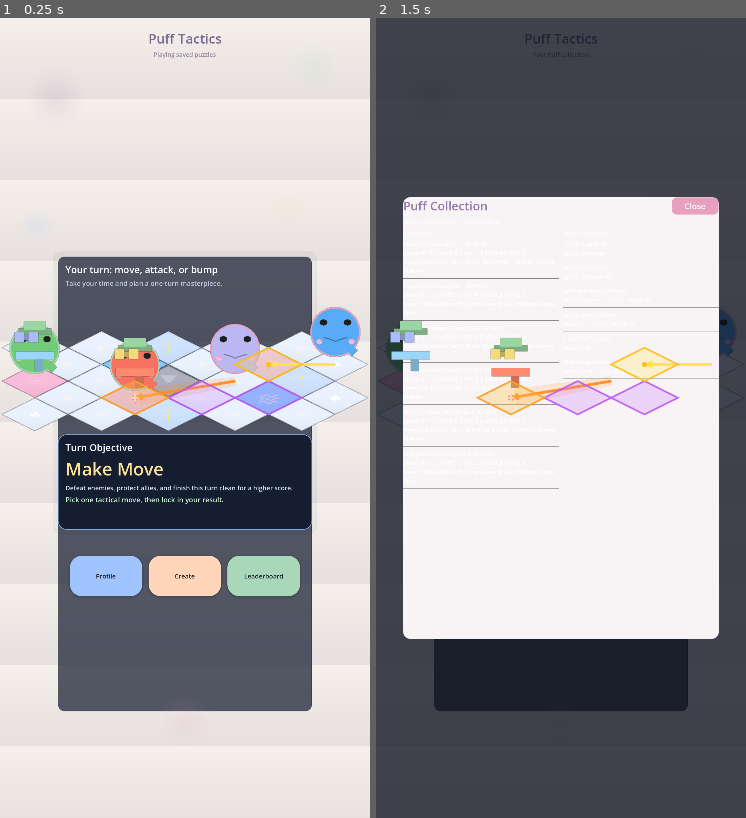
Above: before the commit, frames 1-2 (left to right).
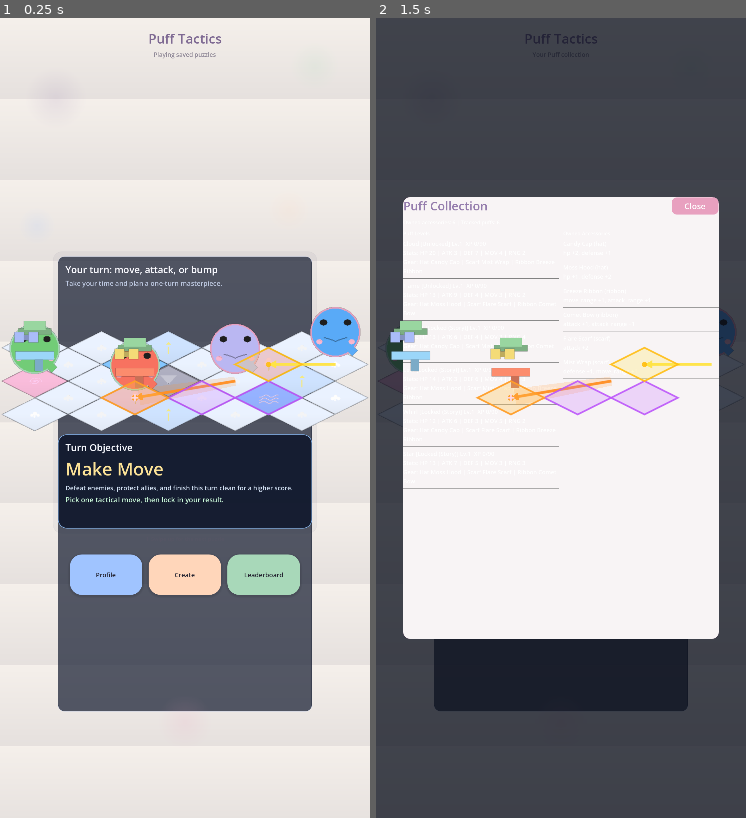
Above: after the commit, the same moments.

Repository: fivestar1103/puff-tactics
Game: Godot game, scene res://src/scenes/feed/FeedMain.tscn
Same seed, same stepped clock (60 frames per second), same inputs: the game is played once before the commit and once after it.
Inputs:
- Up to frame 1 (0.25 s): no input
- Up to frame 2 (1.5 s): click "Profile" at 0.5 s; click "Create" at 1.25 s

The runs differ from the first frame. In frame 1, 0.5% of the frame differs, in the area x 15-85%, y 62-73%; in frame 2, nothing differs.

Commit message:
feat: style share button as pill, add pill button helper to feed_item
- Share button: mint pill with rounded corners (24px), dark text
- Add reusable _style_pill_button() helper in feed_item.gd for
  consistent button styling within feed cards

Co-Authored-By: Claude Opus 4.6 <noreply@anthropic.com>

Diff:
--- a/src/scripts/feed/feed_item.gd
+++ b/src/scripts/feed/feed_item.gd
@@ -334,7 +334,10 @@
 	_share_button = Button.new()
 	_share_button.text = "Share"
 	_share_button.focus_mode = Control.FOCUS_NONE
-	_share_button.custom_minimum_size = Vector2(180.0, 52.0)
+	_share_button.custom_minimum_size = Vector2(180.0, 48.0)
+	_share_button.add_theme_font_size_override("font_size", 18)
+	_share_button.add_theme_color_override("font_color", Color(0.15, 0.15, 0.2, 1.0))
+	_style_pill_button(_share_button, Constants.PALETTE_MINT, 24)
 	root_layout.add_child(_share_button)
 	_connect_if_needed(_share_button, &"pressed", Callable(self, "_on_share_button_pressed"))
 
@@ -1143,6 +1146,29 @@
 	_puff_team_by_id.erase(puff_id)
 
 
+func _style_pill_button(button: Button, base_color: Color, corner_radius: int) -> void:
+	for state_name in ["normal", "hover", "pressed", "disabled"]:
+		var style: StyleBoxFlat = StyleBoxFlat.new()
+		match state_name:
+			"normal":
+				style.bg_color = base_color
+			"hover":
+				style.bg_color = base_color.lightened(0.08)
+			"pressed":
+				style.bg_color = base_color.darkened(0.1)
+			"disabled":
+				style.bg_color = base_color.darkened(0.3)
+		style.corner_radius_top_left = corner_radius
+		style.corner_radius_top_right = corner_radius
+		style.corner_radius_bottom_right = corner_radius
+		style.corner_radius_bottom_left = corner_radius
+		style.content_margin_left = 16.0
+		style.content_margin_right = 16.0
+		style.content_margin_top = 8.0
+		style.content_margin_bottom = 8.0
+		button.add_theme_stylebox_override(state_name, style)
+
+
 func _connect_if_needed(source: Object, signal_name: StringName, callback: Callable) -> void:
 	if source == null:
 		return
